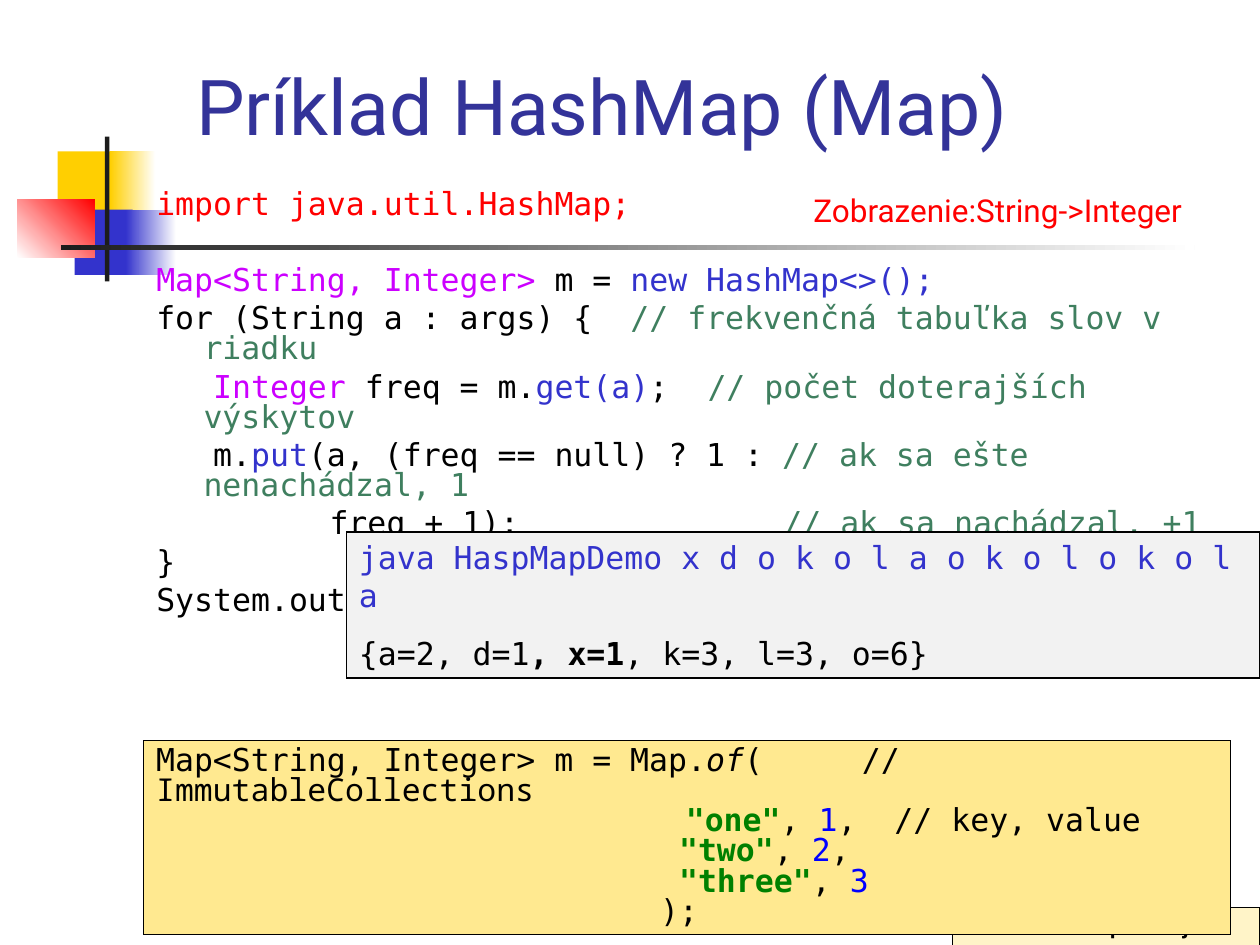
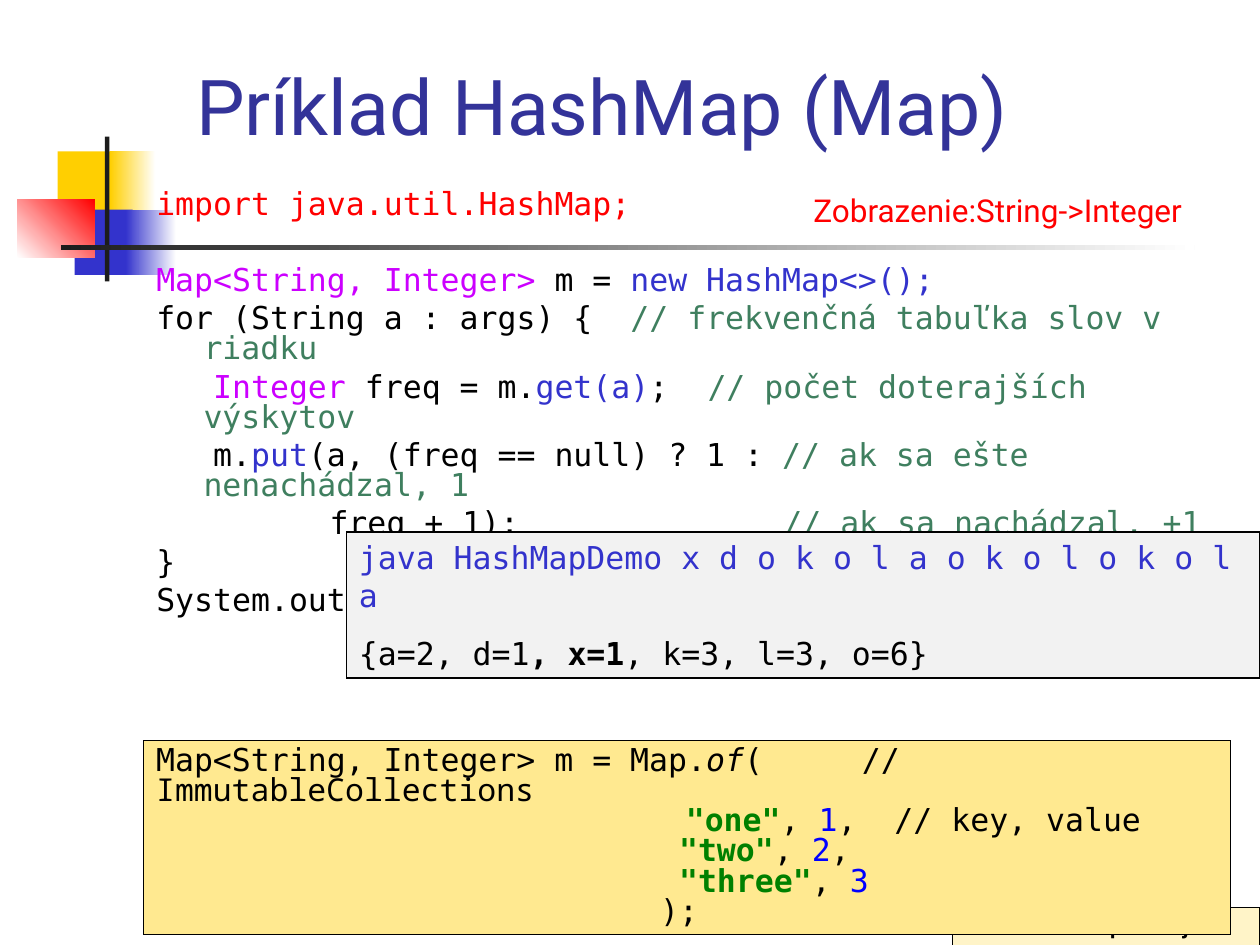
Before and after one commit to Programovanie4/Prednasky, a slide deck: slide 32 of 06/06_java.ppt. Drawn at 1260x945 pixels with LibreOffice and Linux fonts; fonts in the diff are those of the drawing. Boxes give left, top, right and bottom in pixels: in the first picture for what was removed or moved away, otherwise in the second. Text is boxed around its words. In the diff, an @@ line names an element or a change of style, - is before the commit and + after.

```diff
--- a/06/06_java.ppt
+++ b/06/06_java.ppt
@@ text in rectangle at (359,545,1231,608): text changed @@
-java HaspMapDemo x d o k o l a o k o l o k o l a
+java HashMapDemo x d o k o l a o k o l o k o l a
```
Also in this commit, not shown: 3 other slides changed, 2 other files.
